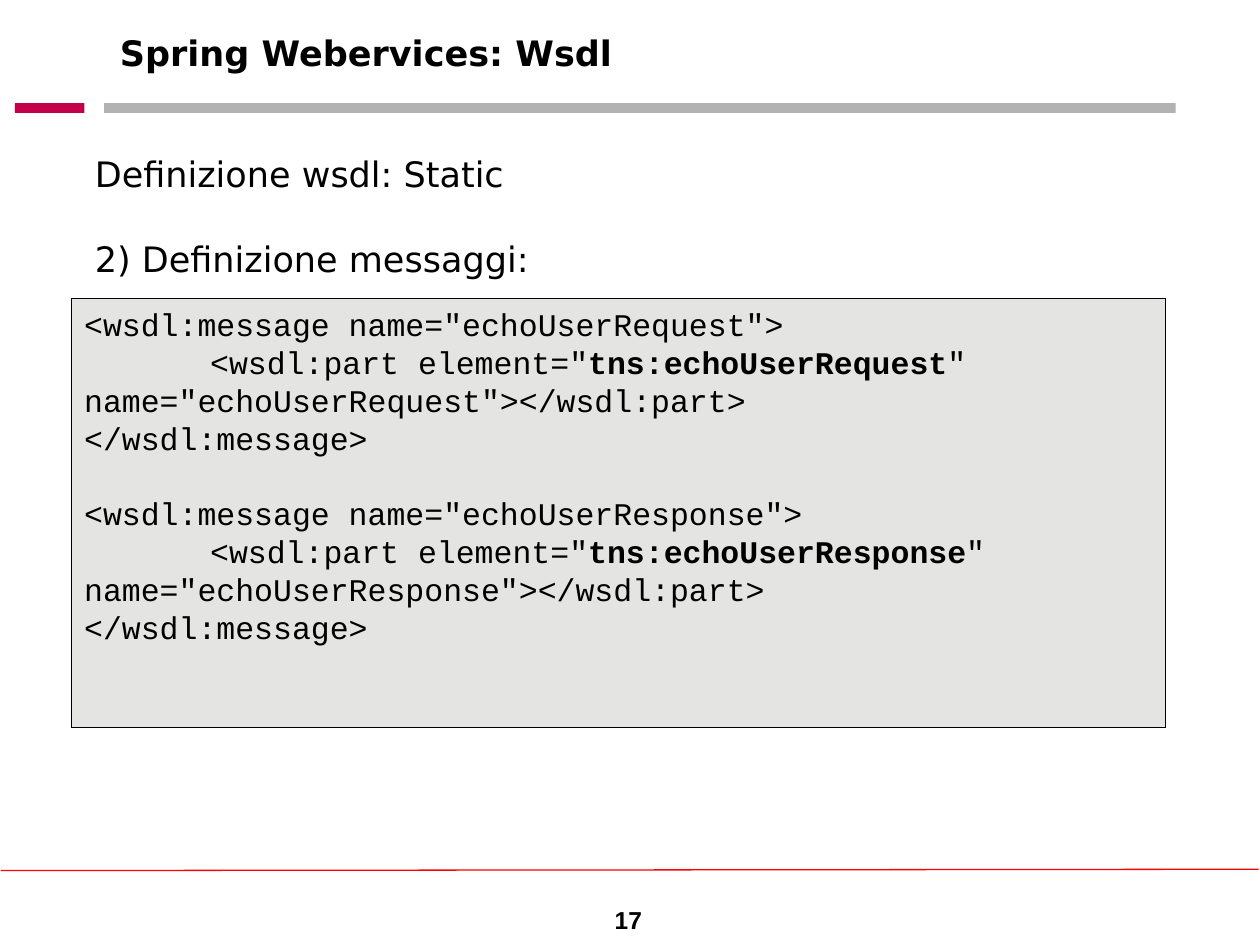
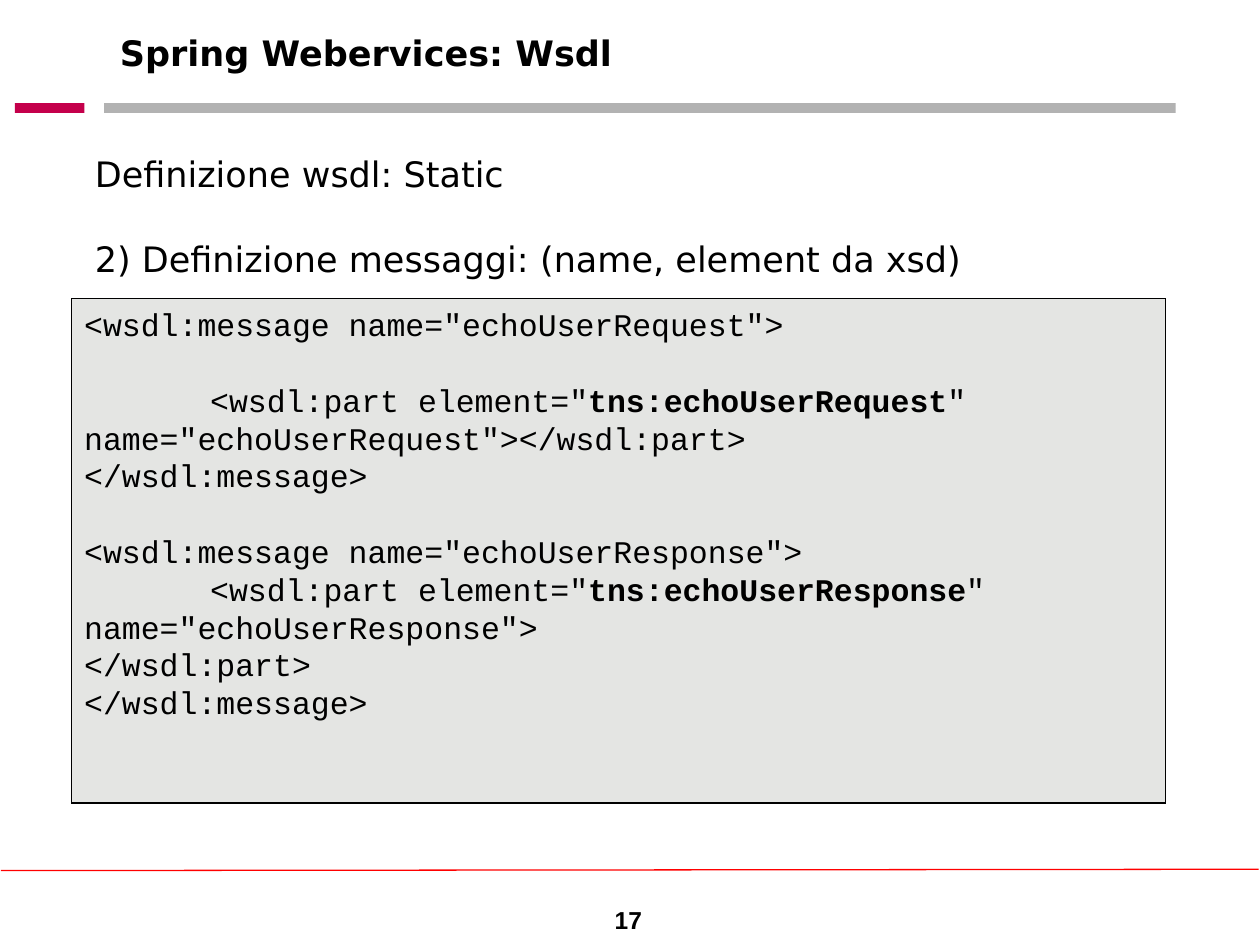
Before and after one commit to stefanofiorenza/SpringWebservices, a slide deck: slide 17 of Docs/Slides/Spring WebServices.ppt. Drawn at 1260x945 pixels with LibreOffice and Linux fonts; fonts in the diff are those of the drawing; background and template pictures are left out. Boxes give left, top, right and bottom in pixels: in the first picture for what was removed or moved away, otherwise in the second. Text is boxed around its words. In the diff, an @@ line names an element or a change of style, - is before the commit and + after.

```diff
--- a/Docs/Slides/Spring WebServices.ppt
+++ b/Docs/Slides/Spring WebServices.ppt
@@ text at (95,245,961,280): text changed @@
-  2) Definizione messaggi:
+  2) Definizione messaggi: (name, element da xsd)
@@ rectangle "<wsdl:message name="echoUserRequest">": place and size @@
-rectangle "<wsdl:message name="echoUserRequest">" at (72,299,1166,727)
+rectangle "<wsdl:message name="echoUserRequest">" at (72,299,1166,803)
@@ text in rectangle at (84,578,985,683): text changed @@
-<wsdl:part element="tns:echoUserResponse" name="echoUserResponse"></wsdl:part>
+<wsdl:part element="tns:echoUserResponse" name="echoUserResponse">
+</wsdl:part>
```
Also in this commit, not shown: 3 other slides changed, 3 slides added.
